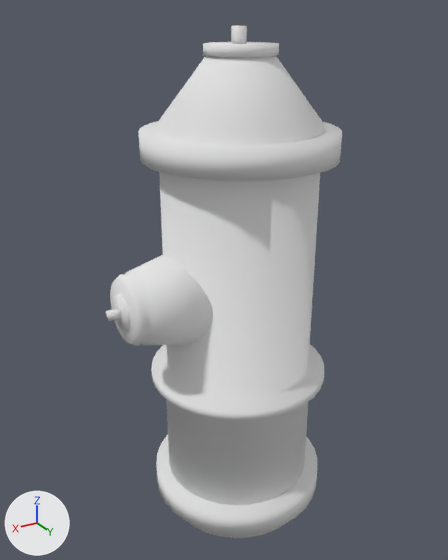
An edit to the OBJ model non U4 Models/HailHydrant.obj, drawn before and after from the same camera.
Both versions are drawn from a camera (50 mm lens) standing at (75.2, 116.7, 126.9) and looking at (3.3, -3.1, 67.0). The lights are fixed; the arrows at lower left show +X, +Y and +Z. Where no turn or scale is listed for an object, it has been applied to the vertices.

Script lines for the objects in view, before the commit:
```python
me_cylinder_004_cylinder_007 = bpy.data.meshes.new('Cylinder.004_Cylinder.007')
me_cylinder_004_cylinder_007.from_pydata(...)  # 1152 vertices, 844 faces; spans x -23.1..33.8, y -32.7..20.1, z 1.5..124.5
me_cylinder_004_cylinder_007.polygons.foreach_set('use_smooth', [True] * 844)
me_cylinder_004_cylinder_007.materials.append(mat_none)  # white #e7e7e7
ob_cylinder_004_cylinder_007 = bpy.data.objects.new('Cylinder.004_Cylinder.007', me_cylinder_004_cylinder_007)
ob_cylinder_004_cylinder_007.location = (0.0, 0.0, 0.0)
```
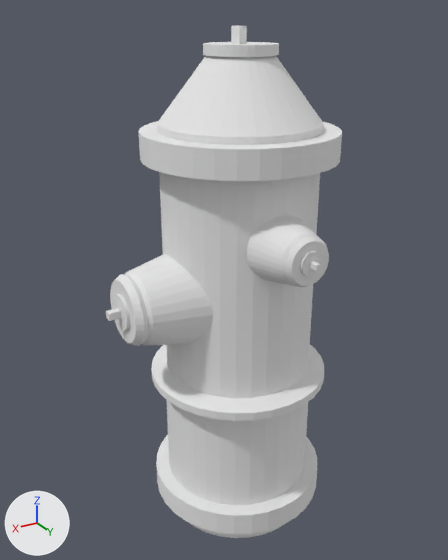
Commit message: Hail hydrant V[insert number]
a brbrbrbrbrbbr

The edits, one by one:
me_cylinder_004_cylinder_007 has 1152 vertices, 844 faces and spans x -23.1..33.8, y -32.7..20.1, z 1.5..124.5.
me_cylinder_004_cylinder_007 is used by ob_cylinder_004_cylinder_007; location (0.0, 0.0, 0.0).
me_cylinder_004_cylinder_007 part 1: the loose piece of 160 vertices spanning x -7.7..8.0, y -4.4..7.3, z 72.6..88.3 is mirrored in x about its middle, then moved by (0.0, 18.4, 0.0).
me_cylinder_004_cylinder_007 part 2: the loose piece of 64 vertices spanning x -2.4..2.9, y 7.0..7.7, z 77.8..83.1 is mirrored in x about its middle, then moved by (-0.2, 18.4, 0.0).
me_cylinder_004_cylinder_007 part 3: the loose piece of 8 vertices spanning x -0.3..0.8, y 7.5..9.6, z 79.8..81.0 is mirrored in x about its middle, then moved by (-0.2, 18.4, 0.0).
me_cylinder_004_cylinder_007 part 4: all faces are now shaded flat (844 of 844 changed).

What differs and where, as boxes (x1, y1, x2, y2) in the pictures (448 x 560 px; the box of a moved part takes in the faces that stretch with it):
'Cylinder.004_Cylinder.007', reshaped, shading changed
    both: (106, 26, 342, 538)
part 1 of me_cylinder_004_cylinder_007, moved or reshaped (not visible before)
    after: (247, 216, 329, 287)
part 2 of me_cylinder_004_cylinder_007, moved or reshaped (not visible before)
    after: (300, 251, 323, 277)
part 3 of me_cylinder_004_cylinder_007, moved or reshaped (not visible before)
    after: (310, 262, 321, 271)
part 4 of me_cylinder_004_cylinder_007, shading changed
    both: (106, 26, 342, 538)
